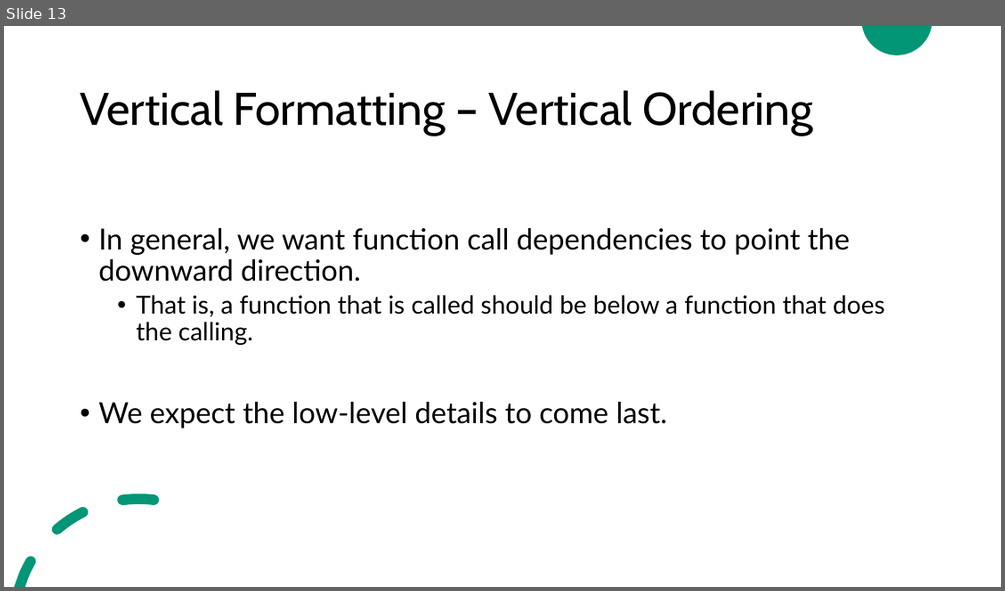
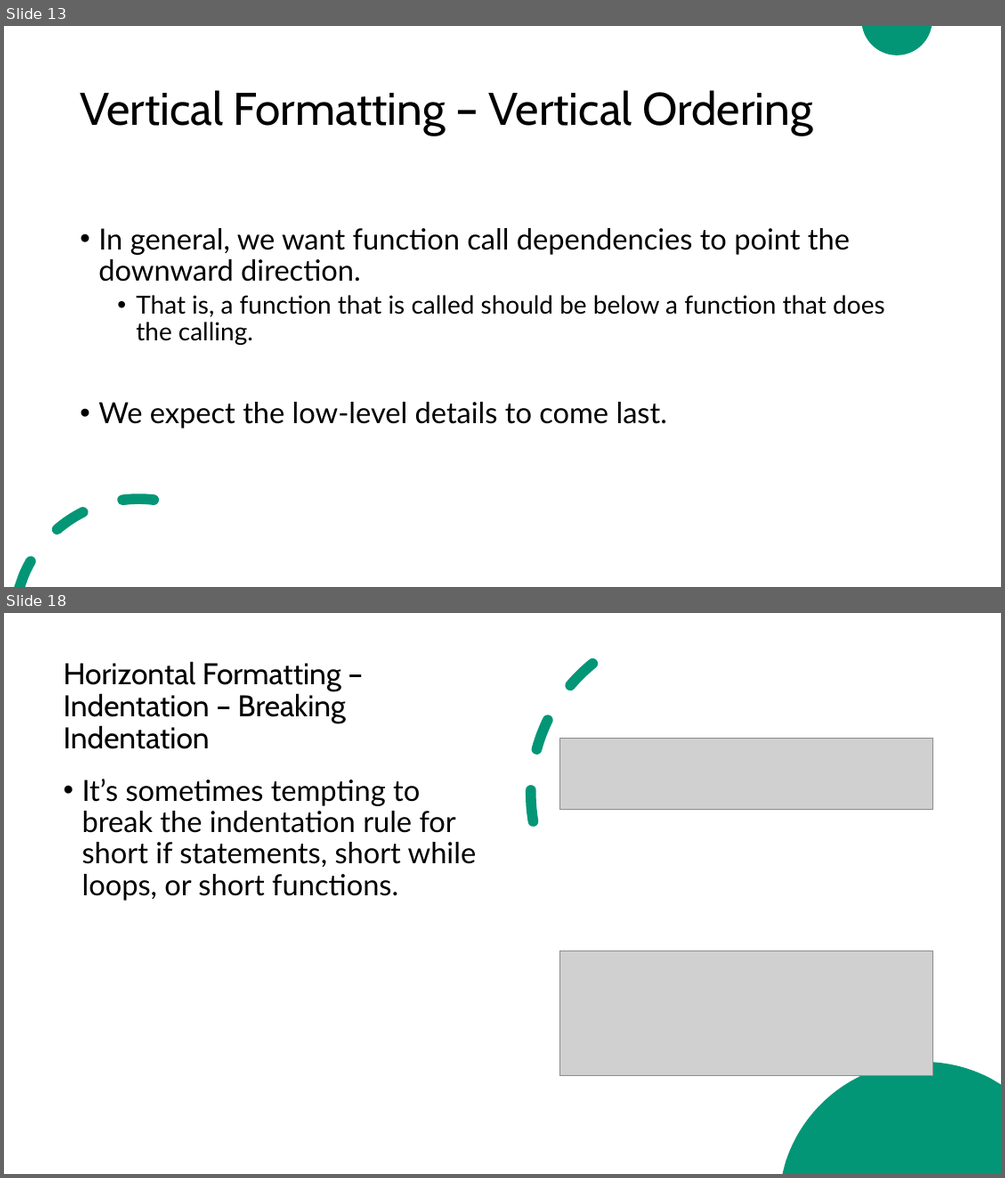
Before and after one commit to ZeinaZayed4/clean-code, a slide deck: Clean Code - Chapter 5.pptx. Shown one above the other, each under a label of ours: slide 13 before the commit, slides 13 and 18 after it; the slides between them are not shown. The pictures are 1005x591 and 1005x1178 pixels, drawn with LibreOffice and Linux fonts; fonts in the diff are those of the drawing; grey boxes stand for pictures. Boxes give left, top, right and bottom in pixels: in the first picture for what was removed or moved away, otherwise in the second. Text is boxed around its words. In the diff, an @@ line names an element or a change of style, - is before the commit and + after.

Commit message:
Update Clean Code - Chapter 5.pptx
Completed chapter 5 "formatting"

```diff
--- a/Clean Code - Chapter 5.pptx
+++ b/Clean Code - Chapter 5.pptx
@@ slide 18 added at box(4, 613, 1001, 1174), background #FFFFFF; not listed: 2 template elements that a slide beside it also shows @@
@@ rectangle added at box(4, 613, 1001, 1174), fill #FFFFFF @@
@@ arc (boxed as its full ellipse) added at box(487, 613, 909, 1005), outline #029676 10 pt dashed @@
@@ title added at box(64, 661, 346, 749), 28.8 pt, text #000000 @@
+Horizontal Formatting – Indentation – Breaking Indentation
@@ picture added at box(559, 738, 932, 810) @@
@@ text added at box(82, 779, 477, 900), 28 pt, text #000000 @@
+• It’s sometimes tempting to break the indentation rule for short if statements, short while loops, or short functions.
@@ picture added at box(559, 951, 932, 1075) @@
@@ freeform shape added at box(783, 1062, 1001, 1174), fill #029676 @@
```
Also in this commit, not shown: 9 other slides added.
